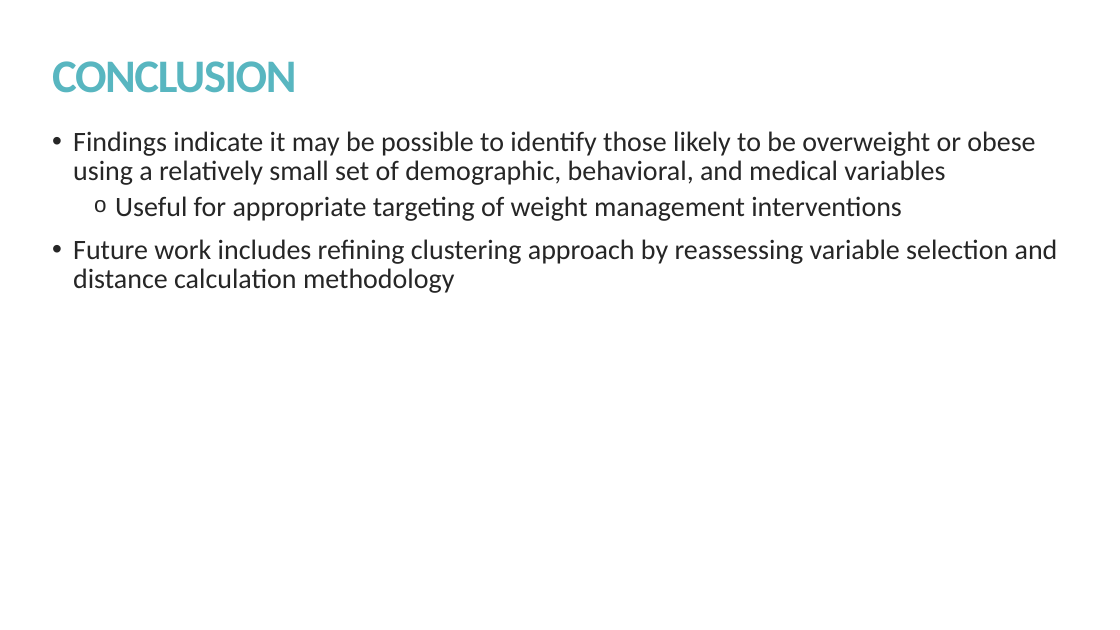
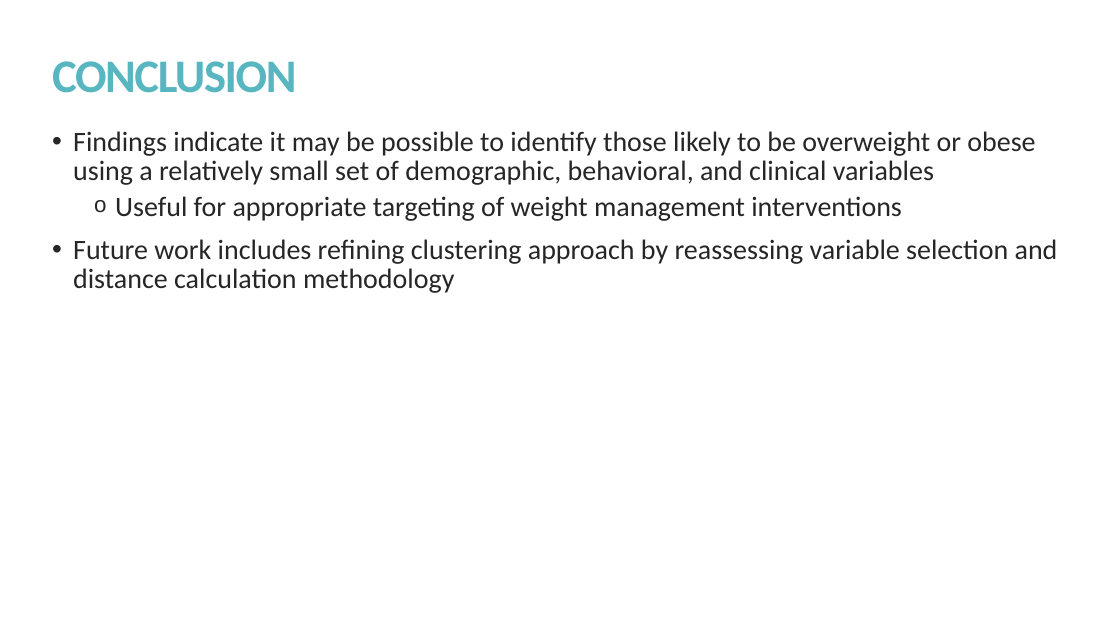
Before and after one commit to kmprioliPROF/CSC_8515_Final_Project, a slide deck: slide 18 of presentation/Prioli_presentation.pptx. Drawn at 1120x630 pixels with LibreOffice and Linux fonts; fonts in the diff are those of the drawing. Boxes give left, top, right and bottom in pixels: in the first picture for what was removed or moved away, otherwise in the second. Text is boxed around its words. In the diff, an @@ line names an element or a change of style, - is before the commit and + after.

Commit message:
Minor change to slides

```diff
--- a/presentation/Prioli_presentation.pptx
+++ b/presentation/Prioli_presentation.pptx
@@ text at bbox=[73, 131, 1035, 185]: text changed @@
-• Findings indicate it may be possible to identify those likely to be overweight or obese using a relatively small set of demographic, behavioral, and medical variables
+• Findings indicate it may be possible to identify those likely to be overweight or obese using a relatively small set of demographic, behavioral, and clinical variables
```
